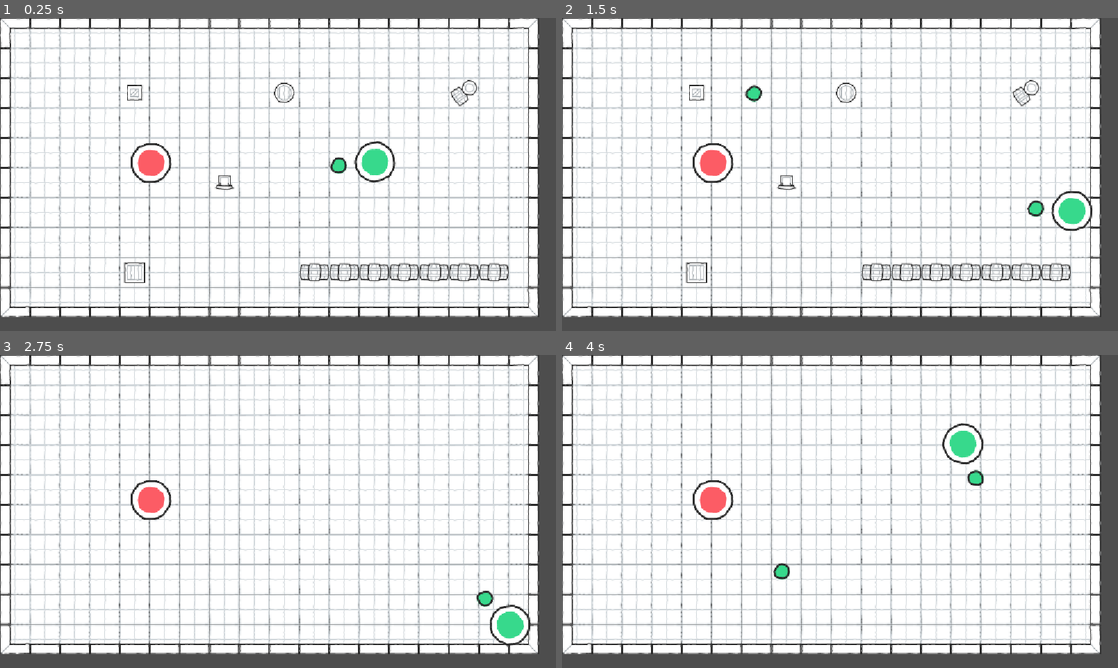
Above: before the commit, frames 1-4 (two rows, left to right).
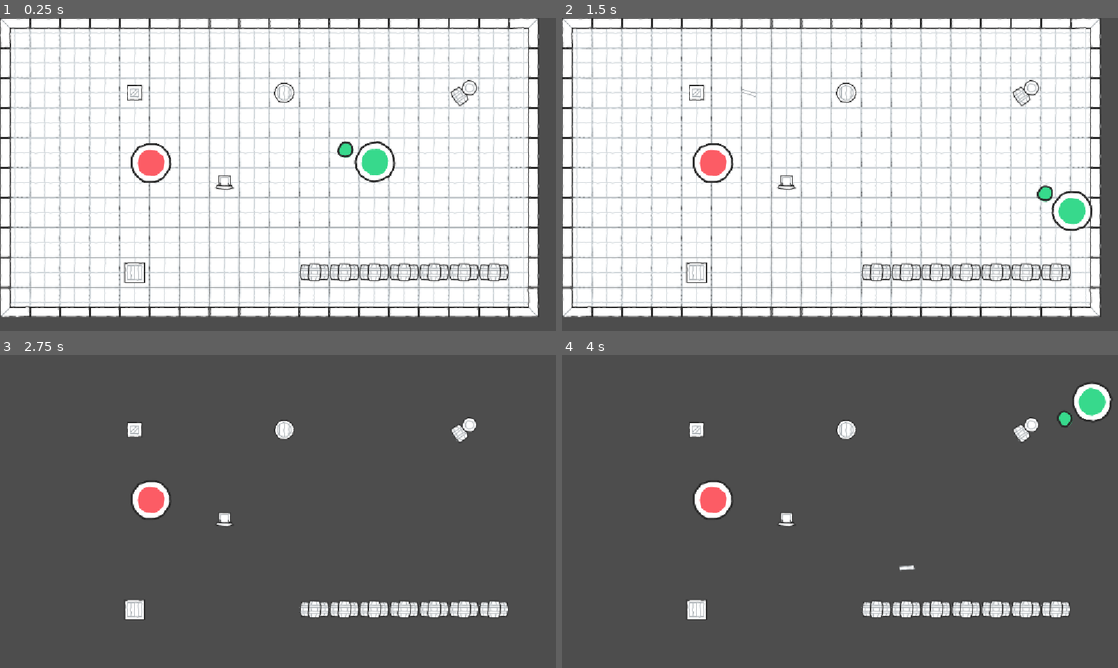
Above: after the commit, the same moments.

Repository: Frickerson/Brackeys_2026.2
Game: Godot game, scene res://Game/Levels/BasicLevel.tscn
The game is run twice, just before and just after one commit, with the same random seed, the same clock (stepped at 60 frames per second) and the same inputs.
Inputs (mouse positions are in pixels of both pictures, inside the frame that each line leads up to):
- Up to frame 1 (0.25 s): no input
- Up to frame 2 (1.5 s): tap Enter at 0.5 s; move the mouse to (962, 158) at 0.52 s; hold D (Player_Move_Right) 0.53-1.28 s; click (962, 158) at 0.67 s; move the mouse to (728, 190) at 1.27 s; hold S (Player_Move_Down) from 1.28 s (still down)
- Up to frame 3 (2.75 s): move the mouse to (333, 442) at 2.02 s; release S (Player_Move_Down) at 2.03 s; hold D (Player_Move_Right) from 2.03 s (still down)
- Up to frame 4 (4 s): move the mouse to (812, 574) at 2.77 s; release D (Player_Move_Right) at 2.78 s; hold W (Player_Move_Up) 2.78-3.53 s; click (812, 574) at 2.92 s; move the mouse to (1006, 558) at 3.52 s; hold A (Player_Move_Left) from 3.53 s (still down)

The runs differ from the first frame. In frame 1, 0.3% of the frame differs, in the area x 59-64%, y 39-50%; in frame 2, 0.4%; in frame 3, 90%; in frame 4, 90%, in the area x 0-99%, y 0-96%.

Commit message:
Update bullet

Diff:
--- a/Game/Objects/Player/Bullet.gd
+++ b/Game/Objects/Player/Bullet.gd
@@ -11,3 +11,7 @@
 	body.get_script()
 	body.queue_free()
 	self.queue_free()
+
+
+func _on_screen_exited() -> void:
+	self.queue_free() # Replace with function body.
--- a/Game/Objects/Player/Bullet.tscn
+++ b/Game/Objects/Player/Bullet.tscn
@@ -1,18 +1,23 @@
 [gd_scene format=3 uid="uid://qjyuecuw6ve5"]
 
 [ext_resource type="Script" uid="uid://0st2yvo8wdhu" path="res://Game/Objects/Player/Bullet.gd" id="1_hbtjo"]
-[ext_resource type="Texture2D" uid="uid://ndjxe06qdy7n" path="res://Game/Assets/Sprites/Characters/green_hand.png" id="2_hbtjo"]
+[ext_resource type="Texture2D" uid="uid://cag5cox6tfu2p" path="res://Game/Assets/Sprites/Objects/effect_shotLarge.png" id="2_hbtjo"]
 
-[sub_resource type="CircleShape2D" id="CircleShape2D_bu7o8"]
-radius = 16.0
+[sub_resource type="RectangleShape2D" id="RectangleShape2D_bu7o8"]
+size = Vector2(63, 8)
 
 [node name="Bullet" type="Area2D" unique_id=1582658277]
 script = ExtResource("1_hbtjo")
 
 [node name="CollisionShape2D" type="CollisionShape2D" parent="." unique_id=1271787194]
-shape = SubResource("CircleShape2D_bu7o8")
+scale = Vector2(0.5, 1)
+shape = SubResource("RectangleShape2D_bu7o8")
 
 [node name="Sprite2D" type="Sprite2D" parent="CollisionShape2D" unique_id=980642888]
 texture = ExtResource("2_hbtjo")
 
+[node name="VisibleOnScreenNotifier2D" type="VisibleOnScreenNotifier2D" parent="." unique_id=1989107162]
+rect = Rect2(-50, -50, 100, 100)
+
 [connection signal="body_entered" from="." to="." method="_on_body_entered"]
+[connection signal="screen_exited" from="VisibleOnScreenNotifier2D" to="." method="_on_screen_exited"]
--- a/Game/Objects/Player/Player.tscn
+++ b/Game/Objects/Player/Player.tscn
@@ -18,9 +18,10 @@
 [node name="CollisionShape2D" type="CollisionShape2D" parent="." unique_id=1653081082]
 shape = SubResource("CircleShape2D_bu7o8")
 
+[node name="Sprite2D2" type="Sprite2D" parent="." unique_id=813970195]
+position = Vector2(57, 32)
+texture = ExtResource("4_kgmmb")
+
 [node name="Marker2D" type="Marker2D" parent="." unique_id=769246578]
-position = Vector2(75, 0)
+position = Vector2(85, 0)
 gizmo_extents = 25.0
-
-[node name="Sprite2D" type="Sprite2D" parent="Marker2D" unique_id=813970195]
-texture = ExtResource("4_kgmmb")
